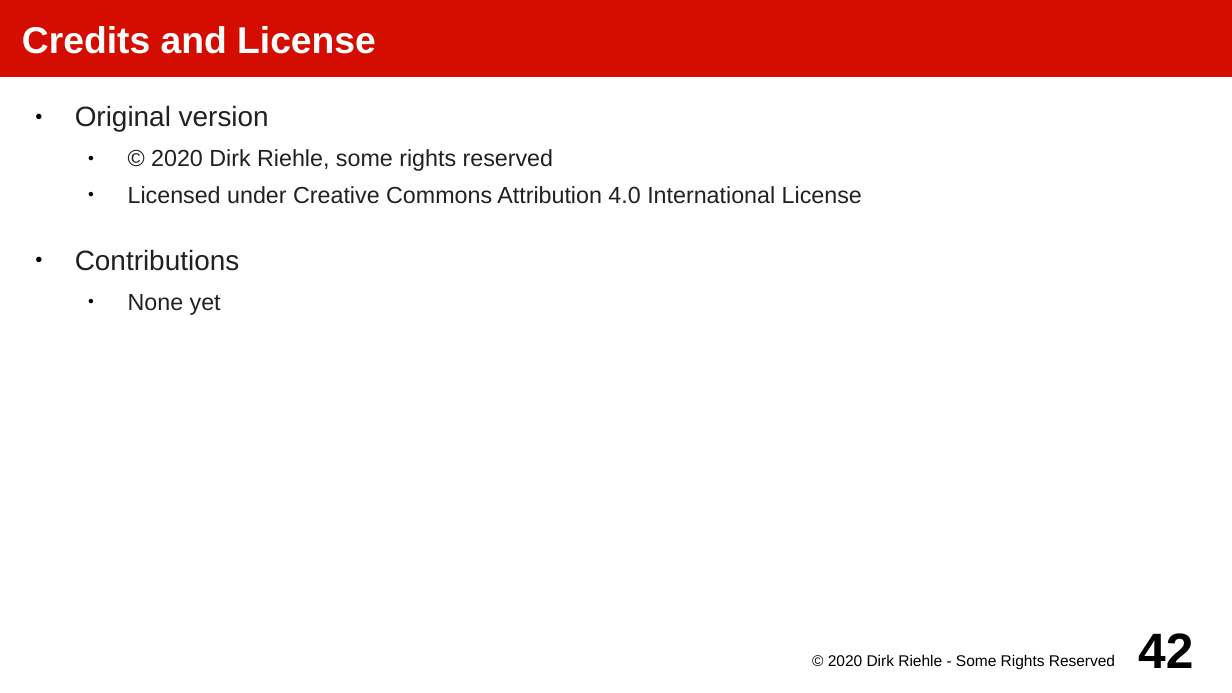
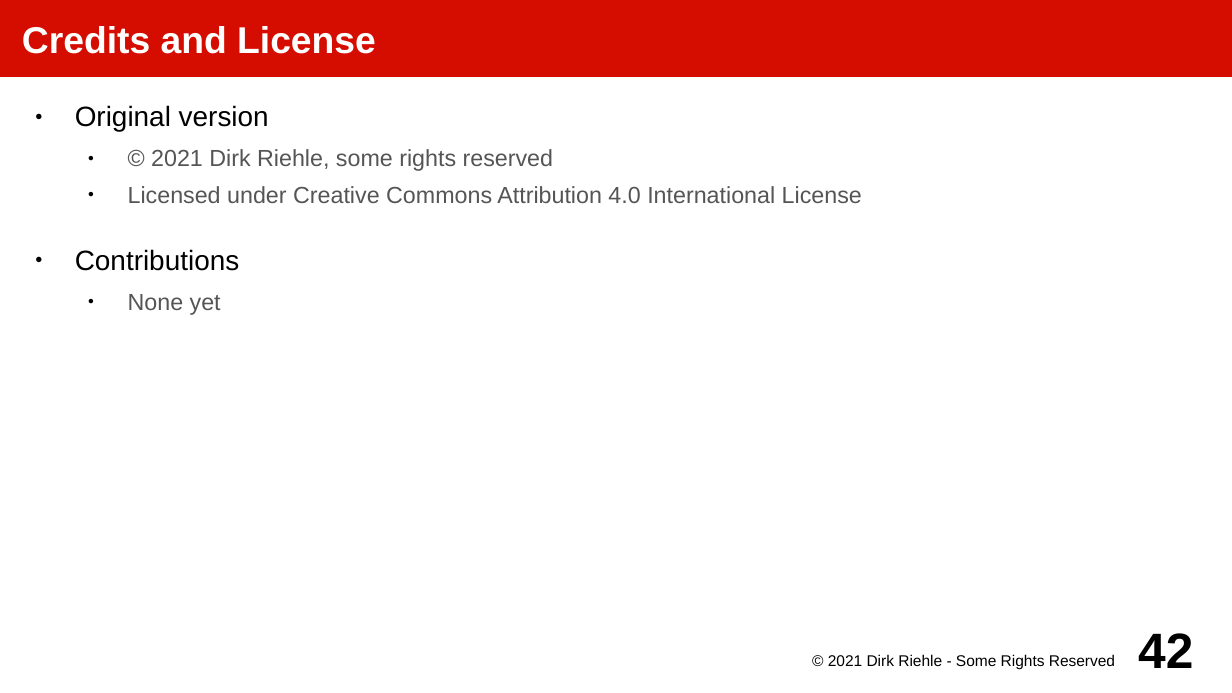
Before and after one commit to dirkriehle/amos-course, a slide deck: slide 42 of Lecture slides/AMOS C02 - Three Process Models.odp. Drawn at 1232x693 pixels with LibreOffice and Linux fonts; fonts in the diff are those of the drawing. Boxes give left, top, right and bottom in pixels: in the first picture for what was removed or moved away, otherwise in the second. Text is boxed around its words. In the diff, an @@ line names an element or a change of style, - is before the commit and + after.

```diff
--- a/Lecture slides/AMOS C02 - Three Process Models.odp
+++ b/Lecture slides/AMOS C02 - Three Process Models.odp
@@ text at [75,105,862,315]: text colour #212121 to #000000 in "Original version", "Contributions"; text colour #212121 to #555555 in "Licensed under Creative Commons Attribution 4.0 Internationa ...", "None yet" @@
@@ text at [151,149,554,171]: text changed; text colour #212121 to #555555 @@
-  ● © 2020 Dirk Riehle, some rights reserved
+  ● © 2021 Dirk Riehle, some rights reserved
@@ text at [828,654,1115,670]: text changed @@
-© 2020 Dirk Riehle - Some Rights Reserved
+© 2021 Dirk Riehle - Some Rights Reserved
```
Also in this commit, not shown: 39 other slides changed, 29 other files.
